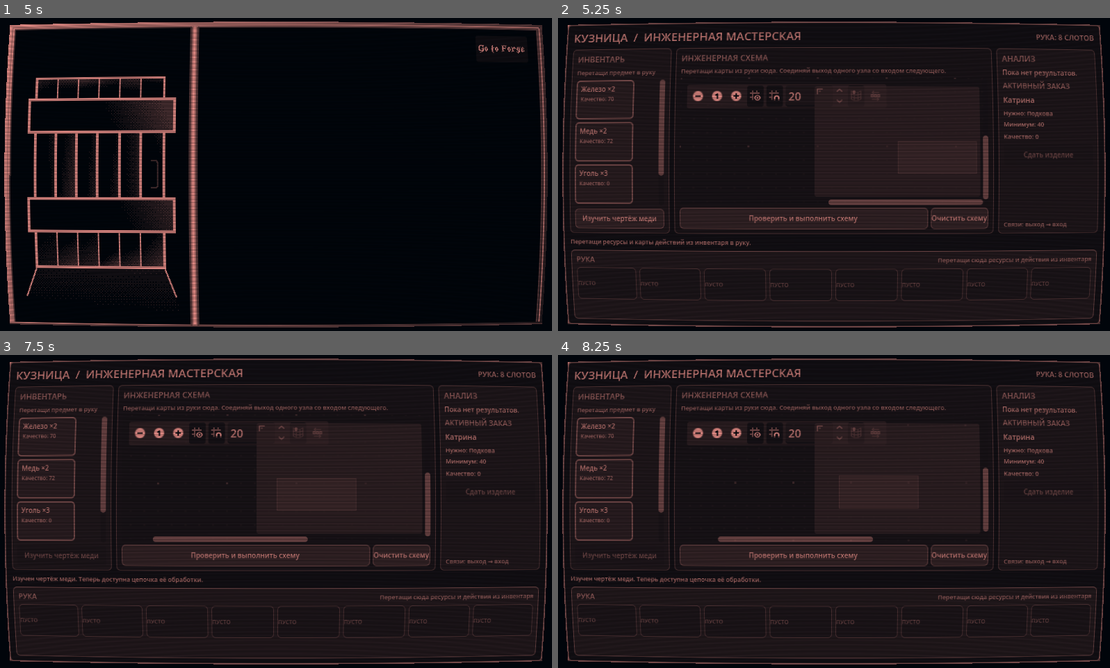
Above: before the commit, frames 1-4 (two rows, left to right).
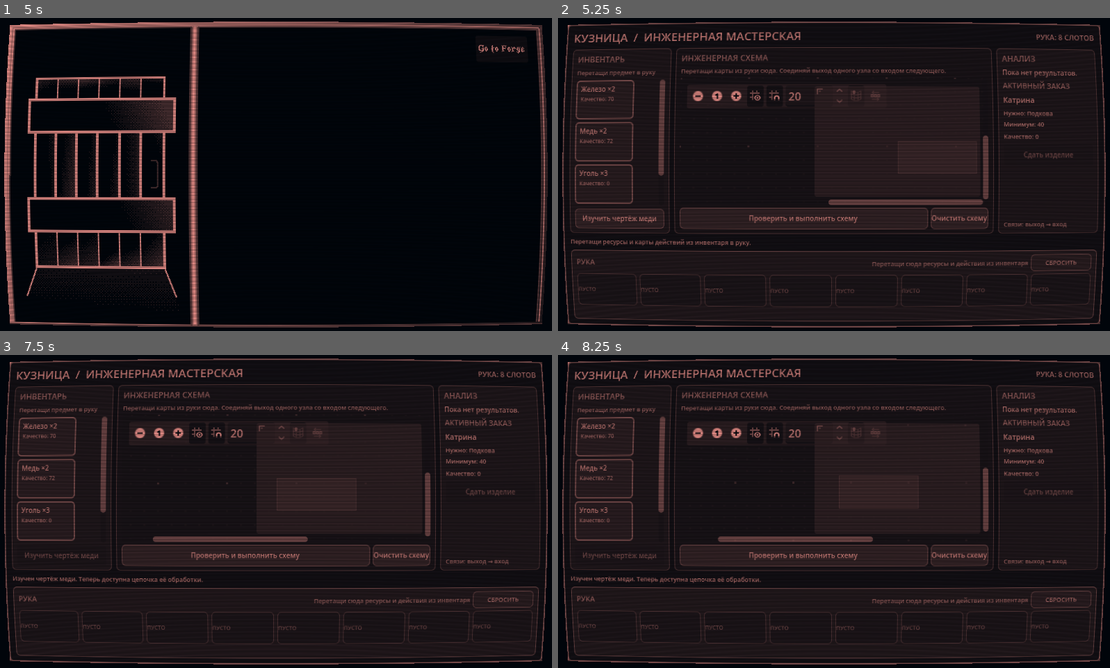
Above: after the commit, the same moments.

Repository: Blyaprint/10-ways
Game: Godot game, scene res://scenes/MainMenu.tscn
The game is run twice, just before and just after one commit, with the same random seed, the same clock (stepped at 60 frames per second) and the same inputs.
Inputs (mouse positions are in pixels of both pictures, inside the frame that each line leads up to):
- Up to frame 1 (5 s): click "New game" at 0.5 s; click "Далее" at 1.25 s; click "Далее" at 2 s; click "Далее" at 2.75 s; tap Enter at 3.5 s; move the mouse to (397, 158) at 3.52 s; click (397, 158) at 3.67 s; click "Принять заказ" at 4.25 s
- Up to frame 2 (5.25 s): click "Go to Forge" at 5 s
- Up to frame 3 (7.5 s): click "Go to Door" at 5.75 s; click "Go to Door" at 6.5 s; click "Изучить чертёж меди" at 7.25 s
- Up to frame 4 (8.25 s): click (696, 433) at 8 s

Frame 1 is identical in both runs. In frame 2, 1.4% of the frame differs, in the area x 3-97%, y 75-93%; in frame 3, 1.4%; in frame 4, 1.4%.

Commit message:
Add resource discard zone and improve drag targets

Diff:
--- a/scripts/EngineeringWorkbench.gd
+++ b/scripts/EngineeringWorkbench.gd
@@ -66,6 +66,7 @@
 
 var inventory_zone: DropZone
 var hand_zone: DropZone
+var discard_zone: DropZone
 var inventory_list: VBoxContainer
 var hand_list: HBoxContainer
 var graph: GraphCanvas
@@ -138,6 +139,7 @@
 	inv_body.add_child(_label("Перетащи предмет в руку", 9, Color("#b8a58d")))
 	var inv_scroll := ScrollContainer.new()
 	inv_scroll.size_flags_vertical = Control.SIZE_EXPAND_FILL
+	inv_scroll.mouse_filter = Control.MOUSE_FILTER_PASS
 	inv_body.add_child(inv_scroll)
 	inventory_list = VBoxContainer.new()
 	inventory_list.size_flags_horizontal = Control.SIZE_EXPAND_FILL
@@ -244,8 +246,19 @@
 	hand_count_label.size_flags_horizontal = Control.SIZE_EXPAND_FILL
 	hand_count_label.horizontal_alignment = HORIZONTAL_ALIGNMENT_RIGHT
 	hand_header.add_child(hand_count_label)
+	discard_zone = DropZone.new()
+	discard_zone.host = self
+	discard_zone.zone_kind = "discard"
+	discard_zone.custom_minimum_size = Vector2(92, 25)
+	discard_zone.add_theme_stylebox_override("panel", _style(Color("#482321"), Color("#a45b4f"), 1))
+	var discard_label := _label("СБРОСИТЬ", 9, Color("#e2b0a0"))
+	discard_label.mouse_filter = Control.MOUSE_FILTER_IGNORE
+	discard_label.horizontal_alignment = HORIZONTAL_ALIGNMENT_CENTER
+	discard_zone.add_child(discard_label)
+	hand_header.add_child(discard_zone)
 	hand_list = HBoxContainer.new()
 	hand_list.size_flags_horizontal = Control.SIZE_EXPAND_FILL
+	hand_list.mouse_filter = Control.MOUSE_FILTER_PASS
 	hand_list.add_theme_constant_override("separation", 5)
 	hand_body.add_child(hand_list)
 
@@ -291,14 +304,18 @@
 	var margin := MarginContainer.new()
 	for pair in [["margin_left", 5], ["margin_right", 5], ["margin_top", 4], ["margin_bottom", 4]]:
 		margin.add_theme_constant_override(pair[0], pair[1])
+	margin.mouse_filter = Control.MOUSE_FILTER_IGNORE
 	card.add_child(margin)
 	var body := VBoxContainer.new()
+	body.mouse_filter = Control.MOUSE_FILTER_IGNORE
 	body.add_theme_constant_override("separation", 2)
 	margin.add_child(body)
 	var title_label := _label(title, 10, Color("#f0d6a5"))
+	title_label.mouse_filter = Control.MOUSE_FILTER_IGNORE
 	title_label.autowrap_mode = TextServer.AUTOWRAP_WORD_SMART
 	body.add_child(title_label)
 	var sub_label := _label(subtitle, 8, Color("#c6ad8c"))
+	sub_label.mouse_filter = Control.MOUSE_FILTER_IGNORE
 	sub_label.autowrap_mode = TextServer.AUTOWRAP_WORD_SMART
 	body.add_child(sub_label)
 	return card
@@ -351,6 +368,7 @@
 		else:
 			var empty := PanelContainer.new()
 			empty.custom_minimum_size = Vector2(65, 48)
+			empty.mouse_filter = Control.MOUSE_FILTER_IGNORE
 			empty.size_flags_horizontal = Control.SIZE_EXPAND_FILL
 			empty.add_theme_stylebox_override("panel", _style(Color("#241d17"), Color("#66513a"), 1))
 			empty.add_child(_label("ПУСТО", 8, Color("#88745d")))
@@ -364,6 +382,8 @@
 		return str(data.get("origin", "")) == "inventory" and hand_cards.size() < HAND_LIMIT
 	if zone_kind == "inventory":
 		return str(data.get("origin", "")) == "hand"
+	if zone_kind == "discard":
+		return str(data.get("origin", "")) == "hand" and str(data.get("kind", "")) == "resource"
 	return false
 
 
@@ -374,7 +394,19 @@
 		_move_inventory_to_hand(data)
 	elif zone_kind == "inventory":
 		_return_hand_card(data)
+	elif zone_kind == "discard":
+		_discard_hand_resource(data)
 	_refresh_all()
+
+
+func _discard_hand_resource(data: Dictionary) -> void:
+	var uid := int(data.get("uid", -1))
+	var index := _find_hand_card_index(uid)
+	if index < 0 or str(hand_cards[index].get("kind", "")) != "resource":
+		return
+	var discarded: Dictionary = hand_cards[index]
+	hand_cards.remove_at(index)
+	_update_status("Ресурс «%s» выброшен и потерян." % MATERIALS.get(str(discarded.id), {}).get("name", discarded.id))
 
 
 func can_drop_to_card(_target: Dictionary, data: Variant) -> bool:
